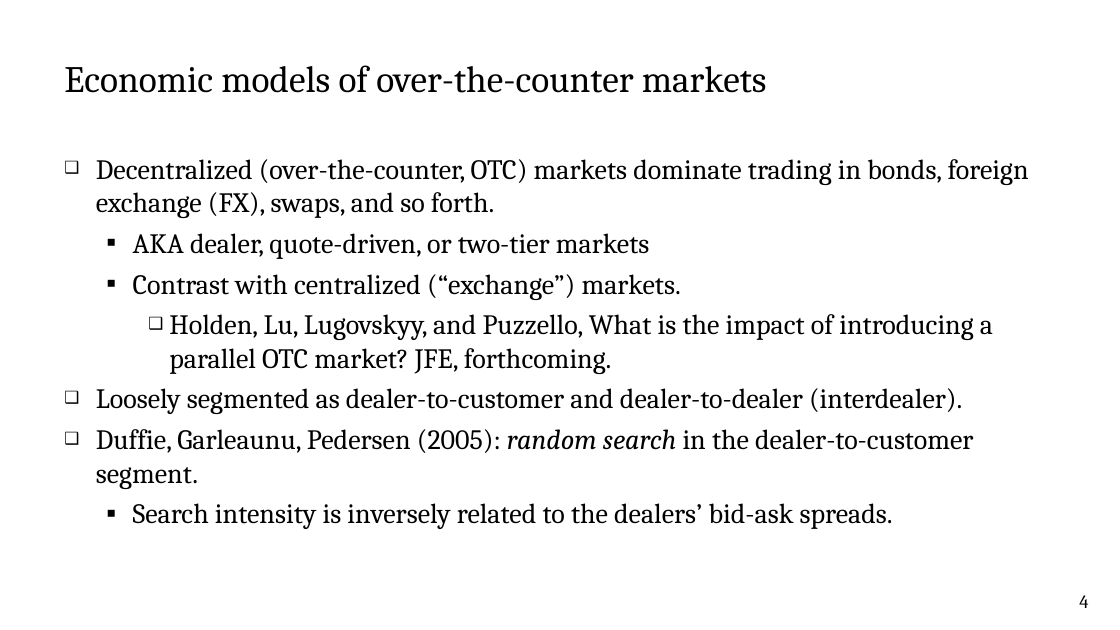
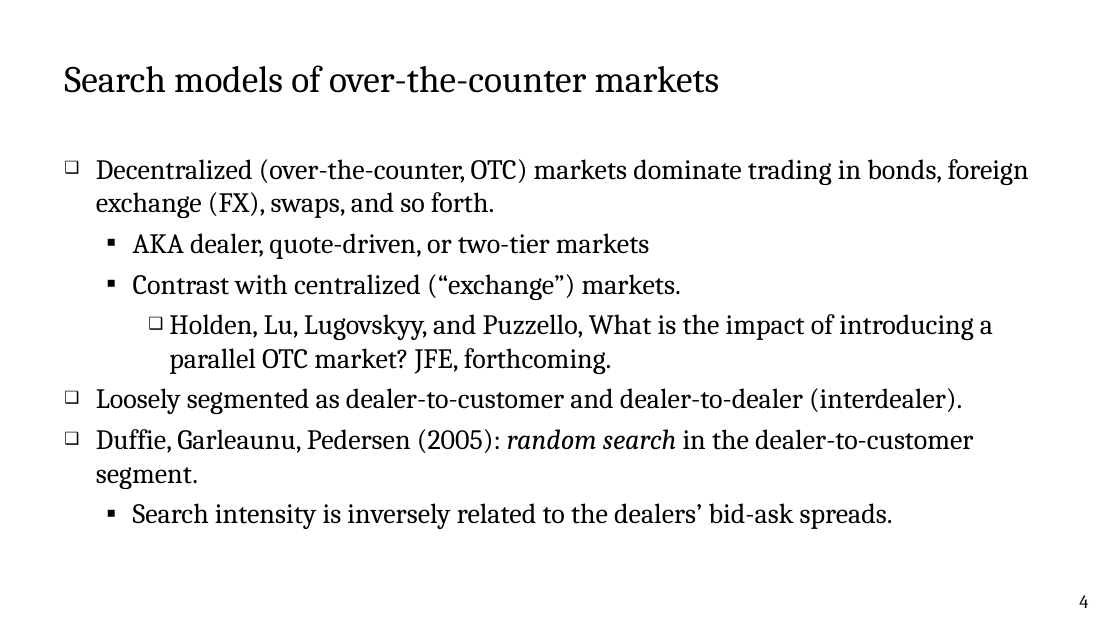
Before and after one commit to cpfiffer/microstructure.exchange, a slide deck: slide 4 of slides/Hasbrouck-Levich Network Microstructure Workshop.pptx. Drawn at 1120x630 pixels with LibreOffice and Linux fonts; fonts in the diff are those of the drawing. Boxes give left, top, right and bottom in pixels: in the first picture for what was removed or moved away, otherwise in the second. Text is boxed around its words. In the diff, an @@ line names an element or a change of style, - is before the commit and + after.

```diff
--- a/slides/Hasbrouck-Levich Network Microstructure Workshop.pptx
+++ b/slides/Hasbrouck-Levich Network Microstructure Workshop.pptx
@@ title at (x1=64, y1=65, x2=720, y2=93): text changed @@
-Economic models of over-the-counter markets
+Search models of over-the-counter markets
```
Also in this commit, not shown: 4 other slides changed, 1 slide added.
